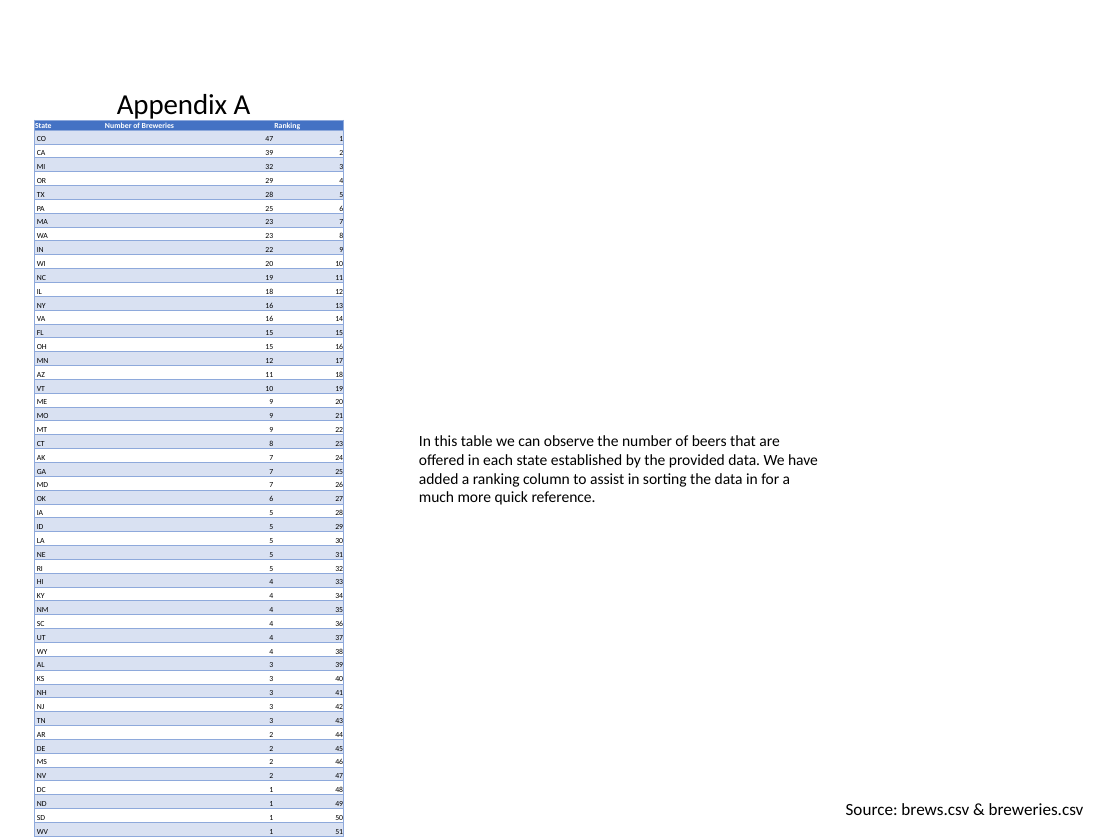
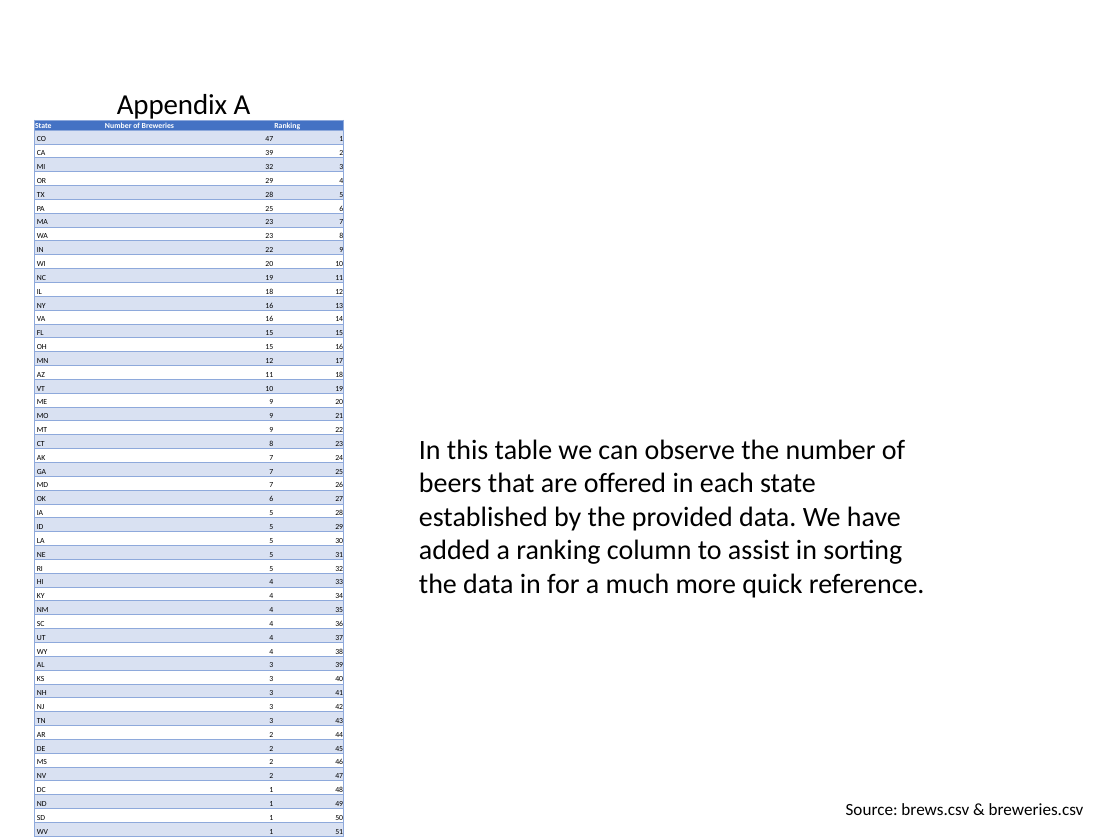
Before and after one commit to ShaneWeinstock/Case_Study_1, a slide deck: slide 13 of In Progress Files/Case_Study_1_v2[555].pptx. Drawn at 1120x840 pixels with LibreOffice and Linux fonts; fonts in the diff are those of the drawing; background and template pictures are left out. Boxes give left, top, right and bottom in pixels: in the first picture for what was removed or moved away, otherwise in the second. Text is boxed around its words. In the diff, an @@ line names an element or a change of style, - is before the commit and + after.

```diff
--- a/In Progress Files/Case_Study_1_v2[555].pptx
+++ b/In Progress Files/Case_Study_1_v2[555].pptx
@@ text "In this table we can ..." at <box>419,439,925,598</box>: size 10 to 18 pt @@
```
Also in this commit, not shown: 7 other slides changed.
